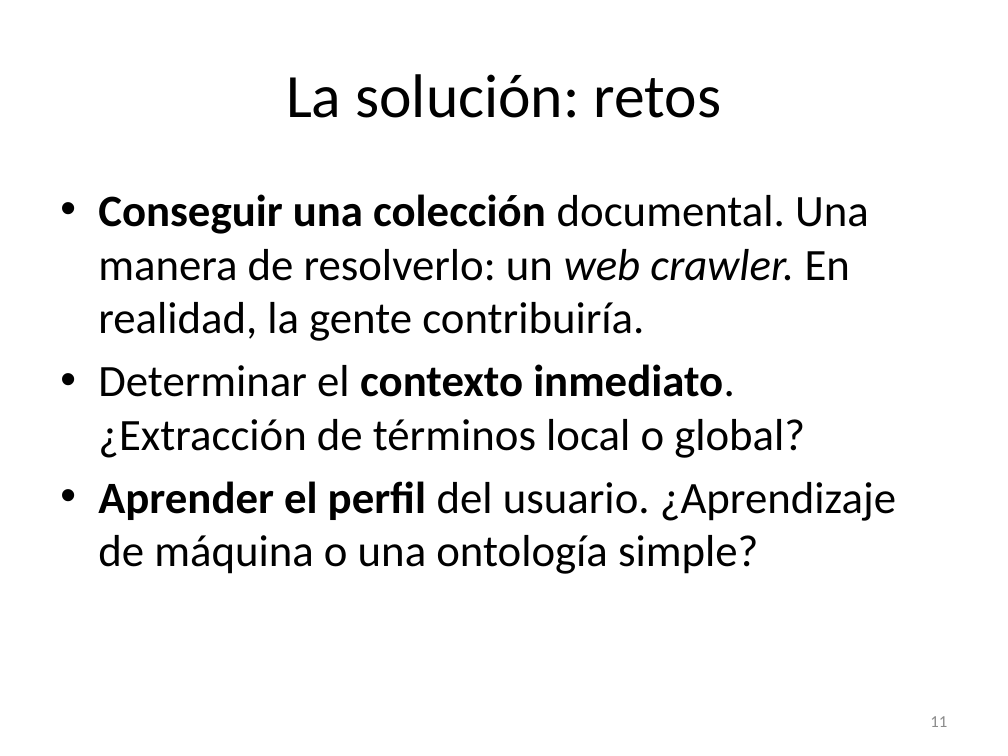
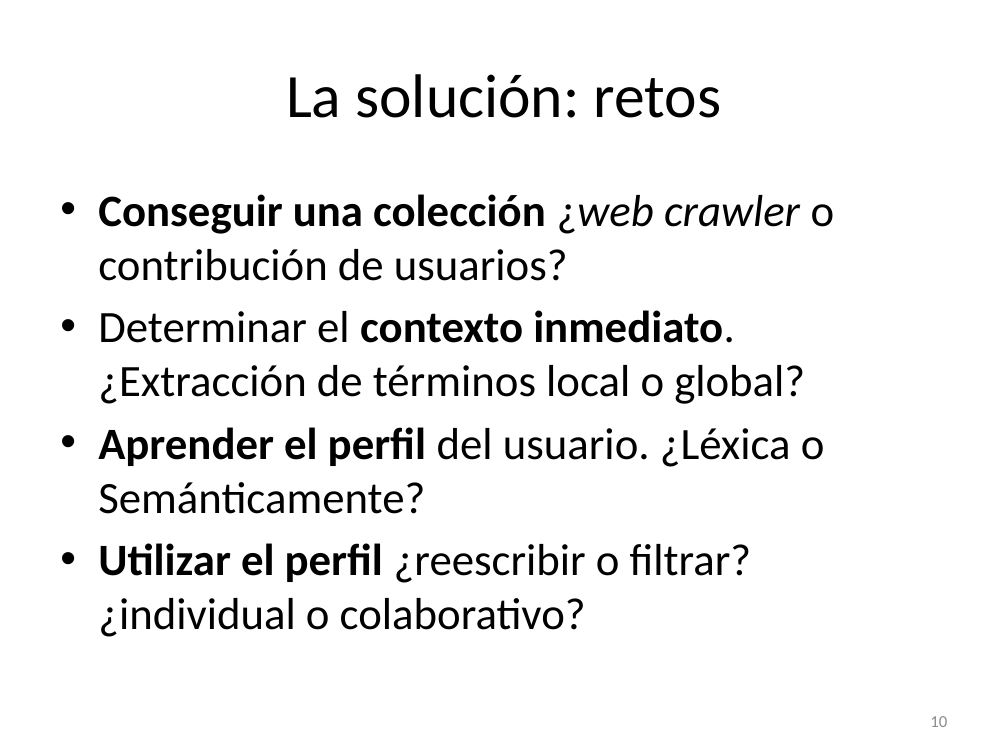
Before and after one commit to lfborjas/Lebrixen, a slide deck: slide 10 of Expo.pptx (slide 11 before the commit). Drawn at 1008x756 pixels with LibreOffice and Linux fonts; fonts in the diff are those of the drawing. Boxes give left, top, right and bottom in pixels: in the first picture for what was removed or moved away, otherwise in the second. Text is boxed around its words. In the diff, an @@ line names an element or a change of style, - is before the commit and + after.

```diff
--- a/Expo.pptx
+++ b/Expo.pptx
@@ text at bbox=[98, 194, 835, 281]: text changed @@
-• Conseguir una colección documental. Una manera de resolverlo: un web crawler. En realidad, la gente contribuiría.
+• Conseguir una colección ¿web crawler o contribución de usuarios?
@@ text at bbox=[98, 427, 825, 637]: text changed @@
-• Aprender el perfil del usuario. ¿Aprendizaje de máquina o una ontología simple?
+• Aprender el perfil del usuario. ¿Léxica o Semánticamente?
+• Utilizar el perfil ¿reescribir o filtrar? ¿individual o colaborativo?
@@ page number at bbox=[930, 716, 947, 727]: text changed @@
-11
+10
```
Also in this commit, not shown: 6 other slides changed, 4 slides added, 1 slide removed, 1 other file.
